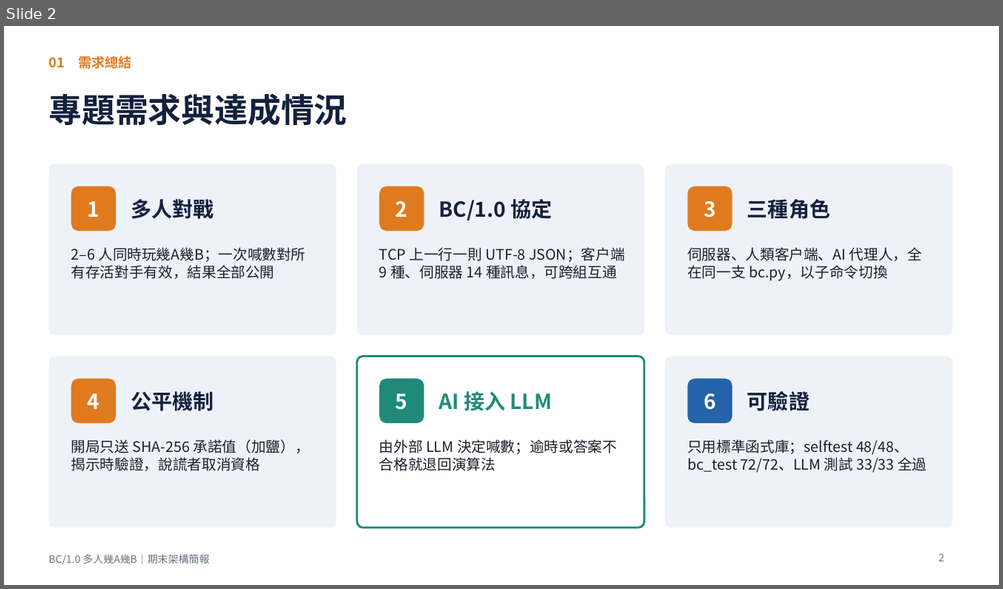
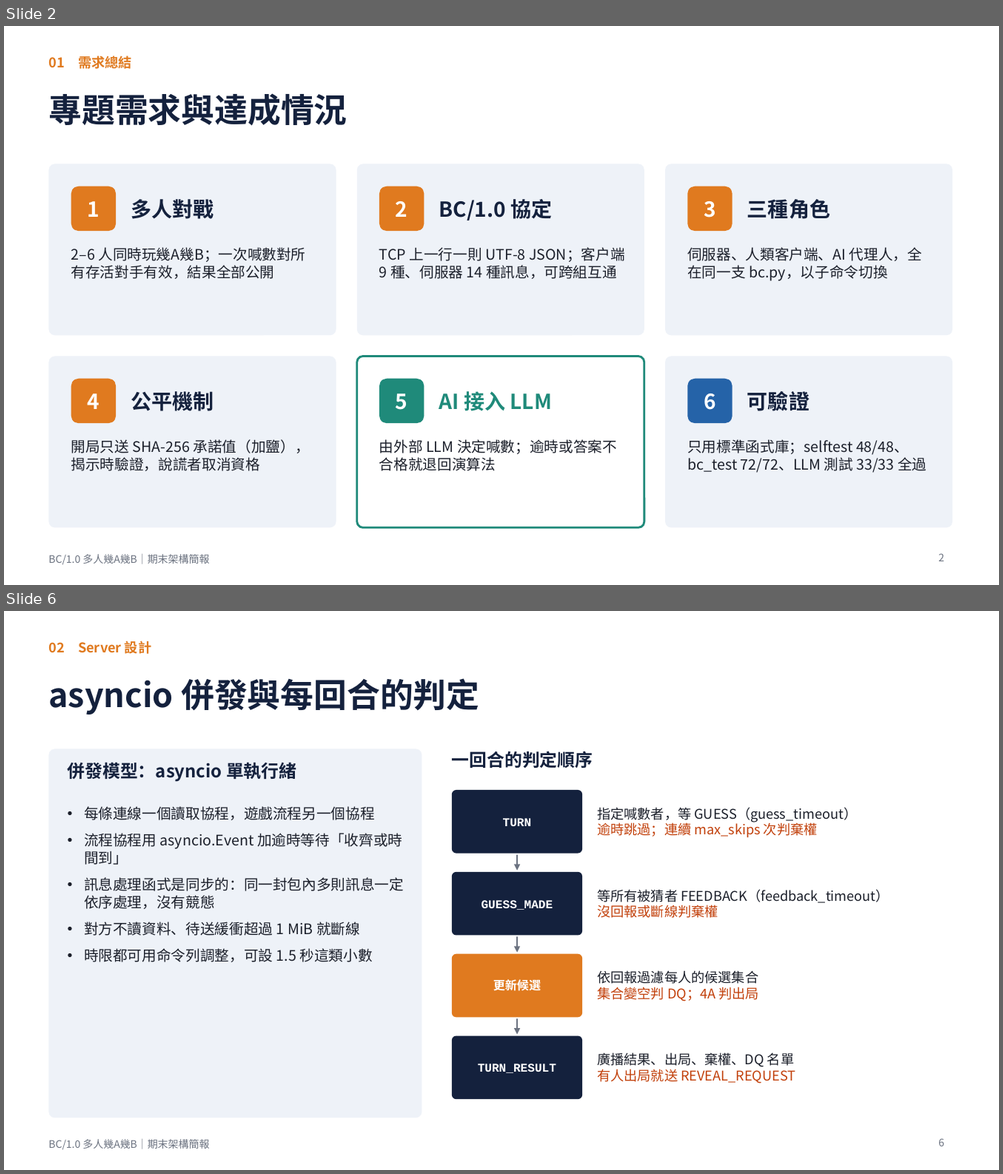
Before and after one commit to TAIWAN-ET/web_application2026_project, a slide deck: slides/期末架構簡報.pptx. Shown one above the other, each under a label of ours: slide 2 before the commit, slides 2 and 6 after it; the slides between them are not shown. The pictures are 1003x589 and 1003x1174 pixels, drawn with LibreOffice and Linux fonts; fonts in the diff are those of the drawing. Boxes give left, top, right and bottom in pixels: in the first picture for what was removed or moved away, otherwise in the second. Text is boxed around its words. In the diff, an @@ line names an element or a change of style, - is before the commit and + after.

```diff
--- a/slides/期末架構簡報.pptx
+++ b/slides/期末架構簡報.pptx
@@ slide 6 added at <box>4,611,999,1170</box>, background #FFFFFF; not listed: 1 template element that a slide beside it also shows @@
@@ text added at <box>48,641,151,654</box>, 13 pt, text #E07A1F, bold @@
+02 Server 設計
@@ title added at <box>48,678,479,715</box>, 32 pt, text #14213D, bold @@
+asyncio 併發與每回合的判定
@@ rounded rectangle added at <box>48,749,422,1119</box>, fill #EEF2F8 @@
@@ text added at <box>68,762,296,782</box>, 17 pt, text #14213D, bold @@
+併發模型：asyncio 單執行緒
@@ text added at <box>452,751,593,768</box>, 17 pt, text #14213D, bold @@
+一回合的判定順序
@@ text added at <box>84,806,404,963</box>, 14 pt, text #1B1F2A @@
+• 每條連線一個讀取協程，遊戲流程另一個協程
+• 流程協程用 asyncio.Event 加逾時等待「收齊或時間到」
+• 訊息處理函式是同步的：同一封包內多則訊息一定依序處理，沒有競態
+• 對方不讀資料、待送緩衝超過 1 MiB 就斷線
+• 時限都可用命令列調整，可設 1.5 秒這類小數
@@ rounded rectangle added at <box>452,790,582,854</box>, fill #14213D @@
@@ text added at <box>597,807,856,838</box>, 13 pt, text #1B1F2A @@
+指定喊數者，等 GUESS（guess_timeout）
+逾時跳過；連續 max_skips 次判棄權
@@ text added at <box>503,818,532,826</box>, 11.5 pt, text #FFFFFF, bold @@
+TURN
@@ rounded rectangle added at <box>452,872,582,936</box>, fill #14213D @@
@@ arrow added from (518, 855) to (518, 871), #6B7280 1.25 pt @@
@@ text added at <box>597,889,888,918</box>, 13 pt, text #1B1F2A @@
+等所有被猜者 FEEDBACK（feedback_timeout）
+沒回報或斷線判棄權
@@ text added at <box>481,900,553,910</box>, 11.5 pt, text #FFFFFF, bold @@
+GUESS_MADE
@@ arrow added from (518, 937) to (518, 953), #6B7280 1.25 pt @@
@@ rounded rectangle added at <box>452,954,582,1017</box>, fill #E07A1F @@
@@ text added at <box>493,978,540,994</box>, 11.5 pt, text #FFFFFF, bold @@
+更新候選
@@ text added at <box>597,971,758,1002</box>, 13 pt, text #C2410C @@
+依回報過濾每人的候選集合
+集合變空判 DQ；4A 判出局
@@ arrow added from (518, 1019) to (518, 1035), #6B7280 1.25 pt @@
@@ rounded rectangle added at <box>452,1037,582,1099</box>, fill #14213D @@
@@ text added at <box>597,1053,795,1084</box>, 13 pt, text #C2410C @@
+廣播結果、出局、棄權、DQ 名單
+有人出局就送 REVEAL_REQUEST
@@ text added at <box>478,1064,556,1073</box>, 11.5 pt, text #FFFFFF, bold @@
+TURN_RESULT
@@ page number added at <box>938,1139,944,1147</box>, 10 pt, text #6B7280 @@
+6
```
Also in this commit, not shown: 4 slides changed, 3 other slides added, 3 slides removed, 2 other files.
